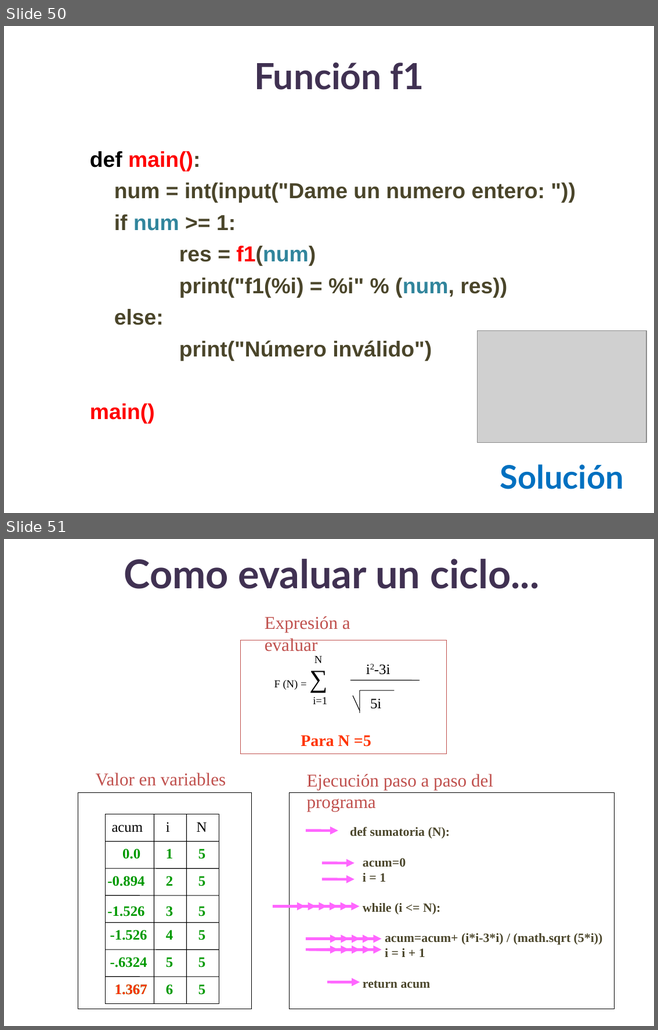
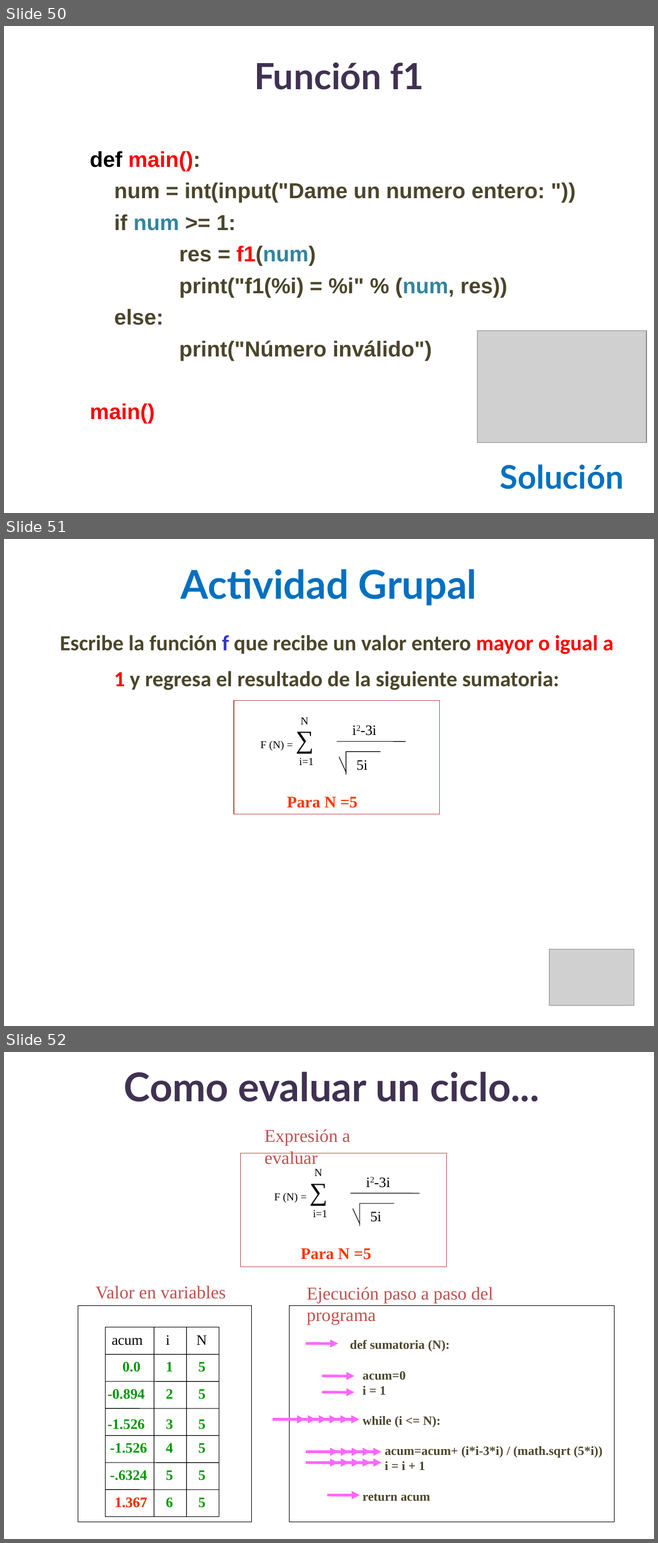
Before and after one commit to lizetheP/PensamientoC, a slide deck: CalendarioAgo20L/presentaciones/7_While.pptx. Shown one above the other, each under a label of ours: slides 50 and 51 before the commit, slides 50, 51 and 52 after it. The pictures are 658x1030 and 658x1543 pixels, drawn with LibreOffice and Linux fonts; fonts in the diff are those of the drawing; grey boxes stand for pictures. Boxes give left, top, right and bottom in pixels: in the first picture for what was removed or moved away, otherwise in the second. Text is boxed around its words. In the diff, an @@ line names an element or a change of style, - is before the commit and + after.

```diff
--- a/CalendarioAgo20L/presentaciones/7_While.pptx
+++ b/CalendarioAgo20L/presentaciones/7_While.pptx
@@ slide 51 added at bbox=[4, 539, 654, 1026], background #FFFFFF @@
@@ text added at bbox=[181, 569, 477, 606], 44 pt, text #0070C0, bold @@
+Actividad Grupal
@@ text added at bbox=[60, 635, 613, 690], 24 pt, text #4A452A, bold @@
+Escribe la función f que recibe un valor entero mayor o igual a 1 y regresa el resultado de la siguiente sumatoria:
@@ rectangle added at bbox=[234, 701, 440, 815], outline #C0504D 0.75 pt @@
@@ group added at bbox=[260, 717, 405, 774]: 5 texts, 4 lines @@
+F (N) = ∑
+i2-3i
+5i
+i=1
+N
@@ text added at bbox=[287, 797, 357, 808], 18 pt, text #FF3300, bold @@
+Para N =5
@@ picture added at bbox=[549, 950, 634, 1006] @@
@@ what was slide 51 is now slide 52 @@
```
Also in this commit, not shown: 1 slide changed.
